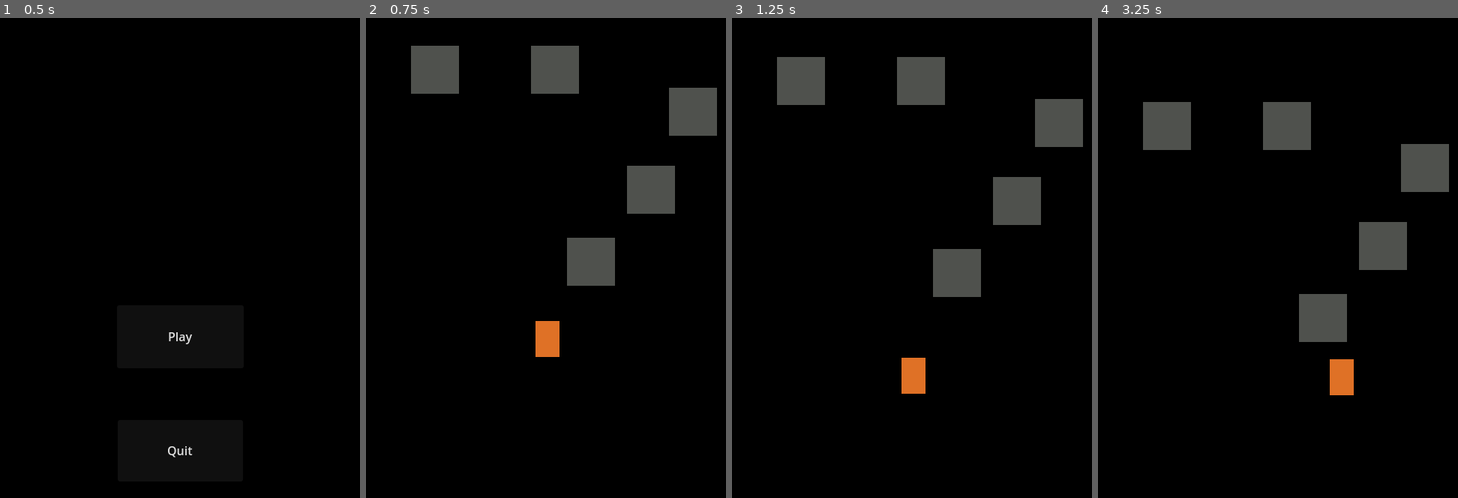
Above: before the commit, frames 1-4 (left to right).
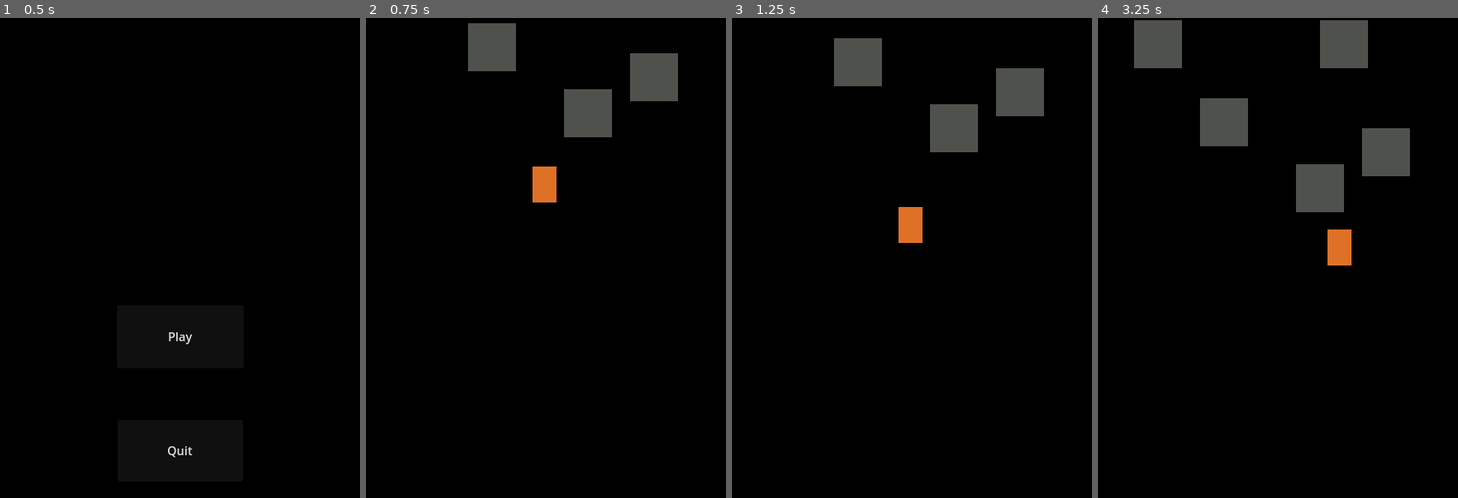
Above: after the commit, the same moments.

Repository: JachymDolezal/game-jam-solo
Game: Godot game, scene res://Menu/menu.tscn
The game is run twice, just before and just after one commit, with the same random seed, the same clock (stepped at 60 frames per second) and the same inputs.
Inputs:
- Up to frame 1 (0.5 s): no input
- Up to frame 2 (0.75 s): click "Play" at 0.5 s
- Up to frame 3 (1.25 s): no input
- Up to frame 4 (3.25 s): hold D (Right) 1.28-2.78 s; tap Shift (Dash) at 1.35, 2.3 s; tap Space (Jump) at 1.52, 1.55, 1.82, 2.1, 2.27, 2.57, 3.05 s; hold A (Left) from 2.78 s (still down); tap J (Ability) at 2.85 s

Frame 1 is identical in both runs. In frame 2, 11% of the frame differs, in the area x 12-98%, y 1-71%; in frame 3, 11%; in frame 4, 14%, in the area x 10-98%, y 0-79%.

Commit message:
add Music, Player DoubleJump, Bullet

Diff:
--- a/Camera2D.gd
+++ b/Camera2D.gd
@@ -2,7 +2,7 @@
 
 
 
-var scroll_speed = 30  # Adjust the scrolling speed as needed
+var scroll_speed = 40  # Adjust the scrolling speed as needed
 
 func _process(delta):
 	# Get the current camera position
--- /dev/null
+++ b/Global/Game.gd
@@ -0,0 +1,3 @@
+extends Node
+
+var can_wall_jump = false
--- a/Main/main.gd
+++ b/Main/main.gd
@@ -1,14 +1,16 @@
 extends Node2D
 @onready var audio = $AudioStreamPlayer
-var Sound = preload("res://Assets/Sounds/Music/MenuSoundtrack.wav")
-
+var Sound = preload("res://Assets/Sounds/Music/FastBeat.wav")
+@onready var ObstacleSpawner = get_node("ObstacleSpawner")
+var Player
 # Called when the node enters the scene tree for the first time.
 func _ready():
-	pass # Replace with function body.
+	ObstacleSpawner.start_spawning()
 
 
 # Called every frame. 'delta' is the elapsed time since the previous frame.
 func _process(delta):
 	if !audio.is_playing():
 		audio.stream = Sound
-		#audio.play()
+		audio.volume_db -= 10.0
+		audio.play()
--- a/Main/main.tscn
+++ b/Main/main.tscn
@@ -1,10 +1,9 @@
-[gd_scene load_steps=10 format=3 uid="uid://bvmij54nu7egf"]
+[gd_scene load_steps=9 format=3 uid="uid://bvmij54nu7egf"]
 
 [ext_resource type="Script" path="res://Main/main.gd" id="1_g4mji"]
 [ext_resource type="PackedScene" uid="uid://cdmssg6gxil4e" path="res://Player.tscn" id="1_neau2"]
 [ext_resource type="PackedScene" uid="uid://bex55oi201ynx" path="res://floor.tscn" id="2_jgu68"]
 [ext_resource type="PackedScene" uid="uid://2kvjleegv40p" path="res://obstacle_1.tscn" id="3_qivix"]
-[ext_resource type="PackedScene" uid="uid://56xkaid6bwv6" path="res://obstaclevertical.tscn" id="4_07cw3"]
 [ext_resource type="PackedScene" uid="uid://btmxu6731vkjv" path="res://obstacle_spawner.tscn" id="6_o5wgd"]
 [ext_resource type="PackedScene" uid="uid://b6oqda2m2kgq5" path="res://window.tscn" id="7_fqq2i"]
 
@@ -16,6 +15,8 @@
 
 [node name="Main" type="Node2D"]
 script = ExtResource("1_g4mji")
+metadata/_edit_vertical_guides_ = [-656.0]
+metadata/_edit_horizontal_guides_ = [296.0]
 
 [node name="Player" parent="." instance=ExtResource("1_neau2")]
 position = Vector2(238, 568)
@@ -35,44 +36,32 @@
 shape = SubResource("RectangleShape2D_nq2by")
 
 [node name="Obstacle1" parent="." instance=ExtResource("3_qivix")]
-position = Vector2(376, 384)
-gravity_scale = 0.0
+position = Vector2(384, 440)
+inertia = 15.85
 lock_rotation = false
 
 [node name="RigidBody2D" parent="." instance=ExtResource("3_qivix")]
-position = Vector2(296, 480)
+position = Vector2(296, 488)
 inertia = 10.0
-gravity_scale = 0.0
 lock_rotation = false
 freeze_mode = 1
 
 [node name="RigidBody2D2" parent="." instance=ExtResource("3_qivix")]
-position = Vector2(432, 280)
-freeze = true
+position = Vector2(168, 400)
 
 [node name="RigidBody2D4" parent="." instance=ExtResource("3_qivix")]
-position = Vector2(248, 224)
-freeze = true
+position = Vector2(328, 296)
 freeze_mode = 1
 
 [node name="RigidBody2D5" parent="." instance=ExtResource("3_qivix")]
-position = Vector2(88, 224)
-freeze = true
-
-[node name="RigidBody2D6" parent="." instance=ExtResource("3_qivix")]
-position = Vector2(152, -32)
-freeze = true
-
-[node name="RigidBody2D7" parent="." instance=ExtResource("3_qivix")]
-position = Vector2(256, -144)
-freeze = true
-
-[node name="ObstacleVertical" parent="." instance=ExtResource("4_07cw3")]
-position = Vector2(136, -360)
+position = Vector2(80, 296)
 
 [node name="ObstacleSpawner" parent="." instance=ExtResource("6_o5wgd")]
 
 [node name="AudioStreamPlayer" type="AudioStreamPlayer" parent="."]
 
 [node name="Window" parent="." instance=ExtResource("7_fqq2i")]
-position = Vector2(-4, 160)
+position = Vector2(0, 368)
+
+[node name="ObstacleSpawner2" parent="." instance=ExtResource("6_o5wgd")]
+position = Vector2(-104, 40)
--- a/Menu/menu.gd
+++ b/Menu/menu.gd
@@ -1,7 +1,7 @@
 extends Node2D
 
 @onready var audio = $AudioStreamPlayer2D
-var Sound = preload("res://Assets/Sounds/Music/MenuSoundtrack.wav")
+var Sound = preload("res://Assets/Sounds/Music/MenuBeat.wav")
 
 func _ready():
 	pass
@@ -15,4 +15,6 @@
 func _process(delta):
 	if !audio.is_playing():
 		audio.stream = Sound
+		print(audio.volume_db)
+		audio.volume_db -= 10.0
 		audio.play()
--- a/Player.gd
+++ b/Player.gd
@@ -1,12 +1,13 @@
 extends CharacterBody2D
 
 @onready var dash = $Dash
+@onready var animation = $AnimatedSprite2D
 
 const SPEED = 300.0
 const JUMP_VELOCITY = -400.0
-const dash_duration = 0.1
+const dash_duration = 0.05
 const dash_cooldown = 1.5
-const dash_speed = 700
+const dash_speed = 600
 var dash_pressed = false
 
 # Get the gravity from the project settings to be synced with RigidBody nodes.
@@ -29,7 +30,16 @@
 	pass
 
 func _ready():
+	animation.play("Idle")
 	var actual_speed = SPEED
+
+	var obstacle = get_tree().get_root().get_node("obstacle_1.tscn/RigidBody2D")
+	print(obstacle)
+	if obstacle:
+		obstacle.player_contact.connect(_on_player_contact, 3)
+
+func _on_player_contact():
+	print("jump reseted")
 
 func _physics_process(delta):
 	# Add the gravity.
@@ -37,13 +47,31 @@
 		velocity.y += gravity * delta
 
 	# Handle Jump.
-	if Input.is_action_just_pressed("Jump") and is_on_floor():
+	if (Input.is_action_just_pressed("Jump") and is_on_floor()) and !Game.can_wall_jump:
+
 		velocity.y = JUMP_VELOCITY
+
+	if Game.can_wall_jump:
+		velocity.y = 30
+		if Input.is_action_just_pressed("Jump"):
+			Game.can_wall_jump = false
+			velocity.y = JUMP_VELOCITY
 
 	if dash.is_dash_ready():
 		if Input.is_action_just_pressed("Dash"):
 			velocity.x = 0
 			dash_pressed = true
+		animation.play("DashReady")
+		print("player orange")
+		animation.play("Idle")
+
+	else:
+		animation.play("Dash")
+		print("player white")
+
+	# if Left Right or Up Down is pressed, set the input direction set variable Game.is_jumping to true
+	if Input.is_action_just_pressed("Left") or Input.is_action_just_pressed("Right") or Input.is_action_just_pressed("Up") or Input.is_action_just_pressed("Down"):
+		Game.can_wall_jump = false
 
 	# Handle Dash.
 	if Input.is_action_just_released("Dash"):
--- a/Player.tscn
+++ b/Player.tscn
@@ -1,21 +1,43 @@
-[gd_scene load_steps=5 format=3 uid="uid://cdmssg6gxil4e"]
+[gd_scene load_steps=7 format=3 uid="uid://cdmssg6gxil4e"]
 
 [ext_resource type="Script" path="res://Player.gd" id="1_d52hs"]
-[ext_resource type="Texture2D" uid="uid://bv1r2bday03tm" path="res://Assets/Player/basicplayer.png" id="1_xg1tb"]
 [ext_resource type="PackedScene" uid="uid://duecgwqwa52ak" path="res://dash.tscn" id="3_ojqme"]
+[ext_resource type="Texture2D" uid="uid://bgfkhd5u2eiuk" path="res://Assets/Player/player_ready.png" id="4_2qjyw"]
+[ext_resource type="Texture2D" uid="uid://c5huvv11yhk1f" path="res://Assets/Player/player_dash.png" id="5_4sjfl"]
 
 [sub_resource type="RectangleShape2D" id="RectangleShape2D_dotyv"]
-size = Vector2(32, 48)
+size = Vector2(31, 48)
+
+[sub_resource type="SpriteFrames" id="SpriteFrames_s3bh7"]
+animations = [{
+"frames": [{
+"duration": 1.0,
+"texture": ExtResource("5_4sjfl")
+}],
+"loop": true,
+"name": &"Dash",
+"speed": 5.0
+}, {
+"frames": [{
+"duration": 1.0,
+"texture": ExtResource("4_2qjyw")
+}],
+"loop": true,
+"name": &"Idle",
+"speed": 5.0
+}]
 
 [node name="Player" type="CharacterBody2D"]
 script = ExtResource("1_d52hs")
+metadata/_edit_vertical_guides_ = [-192.0]
+metadata/_edit_horizontal_guides_ = [-24.0]
 
 [node name="CollisionShape2D" type="CollisionShape2D" parent="."]
+position = Vector2(-0.5, 0)
 shape = SubResource("RectangleShape2D_dotyv")
 
-[node name="Sprite2D" type="Sprite2D" parent="."]
-position = Vector2(0.0937497, 1.66893e-06)
-scale = Vector2(0.318125, 0.48)
-texture = ExtResource("1_xg1tb")
+[node name="Dash" parent="." instance=ExtResource("3_ojqme")]
 
-[node name="Dash" parent="." instance=ExtResource("3_ojqme")]
+[node name="AnimatedSprite2D" type="AnimatedSprite2D" parent="."]
+sprite_frames = SubResource("SpriteFrames_s3bh7")
+animation = &"Idle"
--- /dev/null
+++ b/bullet.gd
@@ -0,0 +1,20 @@
+extends CharacterBody2D
+
+
+const SPEED = 100
+
+var gravity = 0
+
+
+func _physics_process(delta):
+
+	velocity.x = 1 * SPEED
+
+	move_and_slide()
+
+
+func _on_on_impact_body_entered(body):
+	# free self
+	if body.name != "Bullet":
+		self.queue_free()
+	print("bullet",body)
--- /dev/null
+++ b/bullet.tscn
@@ -0,0 +1,29 @@
+[gd_scene load_steps=5 format=3 uid="uid://bqagcl1kqv7ns"]
+
+[ext_resource type="Script" path="res://bullet.gd" id="1_l0dno"]
+[ext_resource type="Texture2D" uid="uid://cqfpvnb5pfexe" path="res://Assets/Obstacles/obstacle1.png" id="2_8eet6"]
+
+[sub_resource type="RectangleShape2D" id="RectangleShape2D_uieq3"]
+size = Vector2(14, 8)
+
+[sub_resource type="RectangleShape2D" id="RectangleShape2D_yl7xb"]
+size = Vector2(17, 10)
+
+[node name="Bullet" type="CharacterBody2D"]
+script = ExtResource("1_l0dno")
+
+[node name="CollisionShape2D" type="CollisionShape2D" parent="."]
+shape = SubResource("RectangleShape2D_uieq3")
+
+[node name="Sprite2D" type="Sprite2D" parent="."]
+position = Vector2(5.96046e-08, 2.38419e-07)
+scale = Vector2(0.21875, 0.125)
+texture = ExtResource("2_8eet6")
+
+[node name="OnImpact" type="Area2D" parent="."]
+
+[node name="CollisionShape2D" type="CollisionShape2D" parent="OnImpact"]
+position = Vector2(0.5, 0)
+shape = SubResource("RectangleShape2D_yl7xb")
+
+[connection signal="body_entered" from="OnImpact" to="." method="_on_on_impact_body_entered"]
--- a/obstacle.gd
+++ b/obstacle.gd
@@ -1,6 +1,6 @@
 extends RigidBody2D
 @onready var Despawn = $Despawn
-
+signal player_contact
 # Called when the node enters the scene tree for the first time.
 func _ready():
 	Despawn.one_shot = true
@@ -11,3 +11,17 @@
 func _process(delta):
 	if Despawn.is_stopped():
 		queue_free()
+
+
+func _on_player_jump_reset_body_entered(body):
+	if body.name == "Player":
+		player_contact.emit()
+		Game.can_wall_jump = true
+		print("Jumped to")
+
+
+func _on_body_shape_exited(body_rid, body, body_shape_index, local_shape_index):
+	if body.name == "Player":
+		player_contact.emit()
+		Game.can_wall_jump = false
+		print("Existing obj")
--- a/obstacle_1.tscn
+++ b/obstacle_1.tscn
@@ -6,12 +6,16 @@
 [sub_resource type="RectangleShape2D" id="RectangleShape2D_wbmml"]
 size = Vector2(64, 64)
 
+[sub_resource type="RectangleShape2D" id="RectangleShape2D_c8voi"]
+size = Vector2(69, 56)
+
 [node name="RigidBody2D" type="RigidBody2D"]
 position = Vector2(-64, 0)
 mass = 0.02
 inertia = 1000.0
-gravity_scale = 0.01
+gravity_scale = 0.0
 lock_rotation = true
+freeze = true
 script = ExtResource("1_61i4r")
 
 [node name="CollisionShape2D" type="CollisionShape2D" parent="."]
@@ -21,3 +25,11 @@
 texture = ExtResource("1_x0qks")
 
 [node name="Despawn" type="Timer" parent="."]
+
+[node name="PlayerJumpReset" type="Area2D" parent="."]
+
+[node name="CollisionShape2D" type="CollisionShape2D" parent="PlayerJumpReset"]
+position = Vector2(-0.5, 0)
+shape = SubResource("RectangleShape2D_c8voi")
+
+[connection signal="body_entered" from="PlayerJumpReset" to="." method="_on_player_jump_reset_body_entered"]
--- a/obstacle_spawner.gd
+++ b/obstacle_spawner.gd
@@ -2,14 +2,67 @@
 
 
 const ObstacleNode = preload("res://obstacle_1.tscn")
+const RedObstacleNode = preload("res://red_obstacle.tscn")
 const x_lim_min = 0
 const x_lim_max = 480
-@onready var player = get_parent().get_node("Player")
+@onready var spawn_cooldown = $SpawnCooldown
+@onready var window = get_parent().get_node("Window")
+@onready var camera = window.get_node("Camera2D")
+
+# list of spawnpoints coordinates at (0,128) (0,256) (0,384)
+const spawnpoints = [128,256,384]
+const object_types = {
+	"obstacle": ObstacleNode}
+
+
+func start_timer():
+	spawn_cooldown.one_shot = true
+	spawn_cooldown.wait_time = 6
+	spawn_cooldown.start()
+
+func spawn_obstacle():
+
+	# print position of the camera
+	print(camera.position)
+
+	for x in spawnpoints:
+
+
+		var rng = RandomNumberGenerator.new()
+		var random_offset_y = rng.randi_range(-100,100)
+		var random_offset_x = rng.randi_range(0,10)
+		var obstacle_instance = null
+		if (random_offset_x < 4):
+			print("spawn deadly")
+			obstacle_instance = RedObstacleNode.instantiate()
+			add_child(obstacle_instance)
+		else:
+			obstacle_instance = ObstacleNode.instantiate()
+			add_child(obstacle_instance)
+		# get random offset
+		obstacle_instance.global_position.y=camera.position.y - (50 + random_offset_y)
+		obstacle_instance.global_position.x=x + random_offset_x
+		print(obstacle_instance.position.x,obstacle_instance.position.y)
 
 # Called when the node enters the scene tree for the first time.
 func _ready():
-	print(player)
+	#start_timer()
+	pass
+# Called every frame. 'delta' is the elapsed time since the previous frame.
 
-# Called every frame. 'delta' is the elapsed time since the previous frame.
+func start_spawning():
+	start_timer()
+
+func _on_obstacle_contact():
+	pass
+
 func _process(delta):
+	# get Camera2D (child of Window)
+	#spawn_obstacle()
+	#if fmod(delta,100):
+		#print(spawn_cooldown.time_left)
+	if spawn_cooldown.is_stopped():
+		print("spawn obj")
+		start_timer()
+		spawn_obstacle()
 	pass
--- a/obstacle_spawner.tscn
+++ b/obstacle_spawner.tscn
@@ -4,3 +4,9 @@
 
 [node name="ObstacleSpawner" type="Node2D"]
 script = ExtResource("1_u2rcp")
+
+[node name="SpawnCooldown" type="Timer" parent="."]
+wait_time = 5.0
+autostart = true
+
+[node name="Spawn Bullet Swarm" type="Timer" parent="."]
--- a/obstaclevertical.tscn
+++ b/obstaclevertical.tscn
@@ -24,3 +24,5 @@
 position = Vector2(0, -3.8147e-06)
 scale = Vector2(1, 3)
 texture = ExtResource("2_l6smw")
+
+[connection signal="body_shape_exited" from="." to="." method="_on_body_shape_exited"]
--- a/project.godot
+++ b/project.godot
@@ -14,6 +14,10 @@
 run/main_scene="res://Menu/menu.tscn"
 config/features=PackedStringArray("4.1", "Forward Plus")
 config/icon="res://icon.svg"
+
+[autoload]
+
+Game="*res://Global/Game.gd"
 
 [display]
 
--- /dev/null
+++ b/red_obstacle.gd
@@ -0,0 +1,20 @@
+extends RigidBody2D
+@onready var Despawn = $Despawn
+
+# Called when the node enters the scene tree for the first time.
+func _ready():
+	Despawn.one_shot = true
+	Despawn.wait_time = 100
+	Despawn.start()
+
+# Called every frame. 'delta' is the elapsed time since the previous frame.
+func _process(delta):
+	if Despawn.is_stopped():
+		queue_free()
+
+
+
+
+func _on_player_death_body_entered(body):
+	if body.name == "Player":
+		get_tree().change_scene_to_file("res://Menu/menu.tscn")
--- /dev/null
+++ b/red_obstacle.tscn
@@ -0,0 +1,35 @@
+[gd_scene load_steps=5 format=3 uid="uid://cmq48j5qm8jxx"]
+
+[ext_resource type="Script" path="res://red_obstacle.gd" id="1_5qigp"]
+[ext_resource type="Texture2D" uid="uid://bbugqqvo1afn0" path="res://Assets/Obstacles/obstacledeadly.png" id="2_mob7w"]
+
+[sub_resource type="RectangleShape2D" id="RectangleShape2D_wbmml"]
+size = Vector2(64, 64)
+
+[sub_resource type="RectangleShape2D" id="RectangleShape2D_c8voi"]
+size = Vector2(69, 56)
+
+[node name="RedObstacle" type="RigidBody2D"]
+position = Vector2(-64, 0)
+mass = 0.02
+inertia = 1000.0
+gravity_scale = 0.0
+lock_rotation = true
+freeze = true
+script = ExtResource("1_5qigp")
+
+[node name="CollisionShape2D" type="CollisionShape2D" parent="."]
+shape = SubResource("RectangleShape2D_wbmml")
+
+[node name="Sprite2D" type="Sprite2D" parent="."]
+texture = ExtResource("2_mob7w")
+
+[node name="Despawn" type="Timer" parent="."]
+
+[node name="PlayerDeath" type="Area2D" parent="."]
+
+[node name="CollisionShape2D" type="CollisionShape2D" parent="PlayerDeath"]
+shape = SubResource("RectangleShape2D_c8voi")
+
+[connection signal="body_entered" from="PlayerDeath" to="." method="_on_player_jump_reset_body_entered" flags=18]
+[connection signal="body_entered" from="PlayerDeath" to="." method="_on_player_death_body_entered"]
Binary file added: Assets/Obstacles/obstacledeadly.png
Not shown, added: Assets/Obstacles/obstacledeadly.png.import
Binary file added: Assets/Player/basicplayerdash.png
Not shown, added: Assets/Player/basicplayerdash.png.import
Binary file added: Assets/Player/player_dash.png
Not shown, added: Assets/Player/player_dash.png.import
Binary file added: Assets/Player/player_ready.png
Not shown, added: Assets/Player/player_ready.png.import
Not shown, added: Assets/Sounds/Music/FastBeat.wav.import
Not shown, added: Assets/Sounds/Music/MenuBeat.wav.import
Binary file added: Assets/Sounds/Music/basicplayerdash.png
Not shown, added: Assets/Sounds/Music/basicplayerdash.png.import
(and 3 more such lines)
